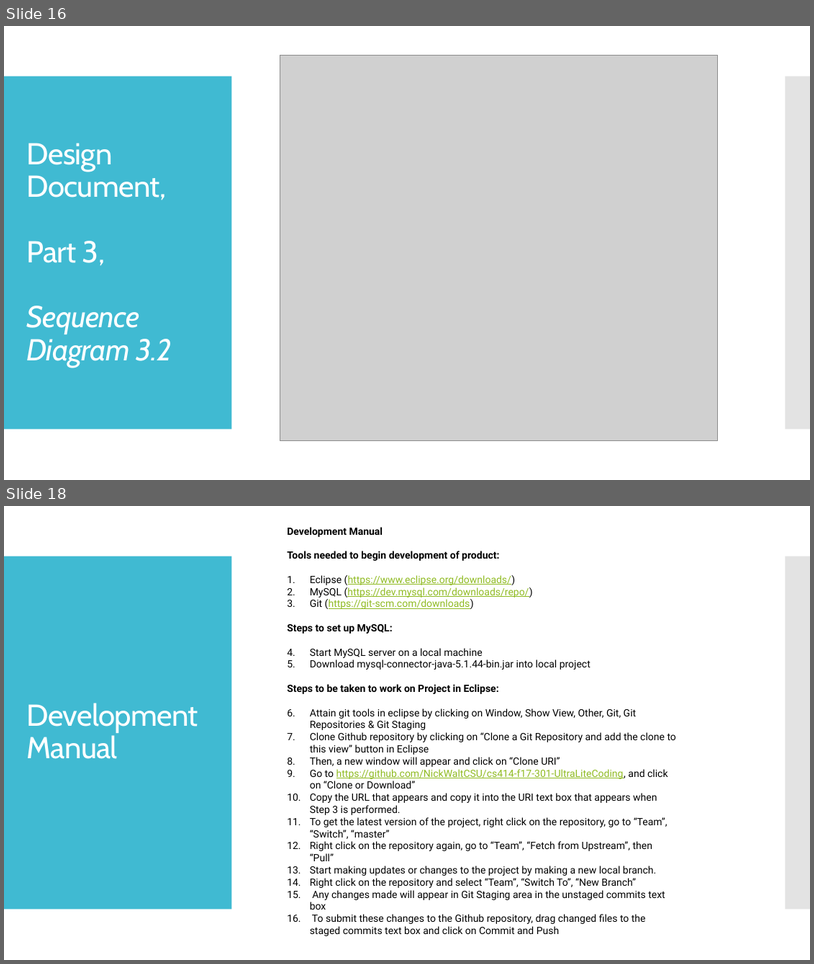
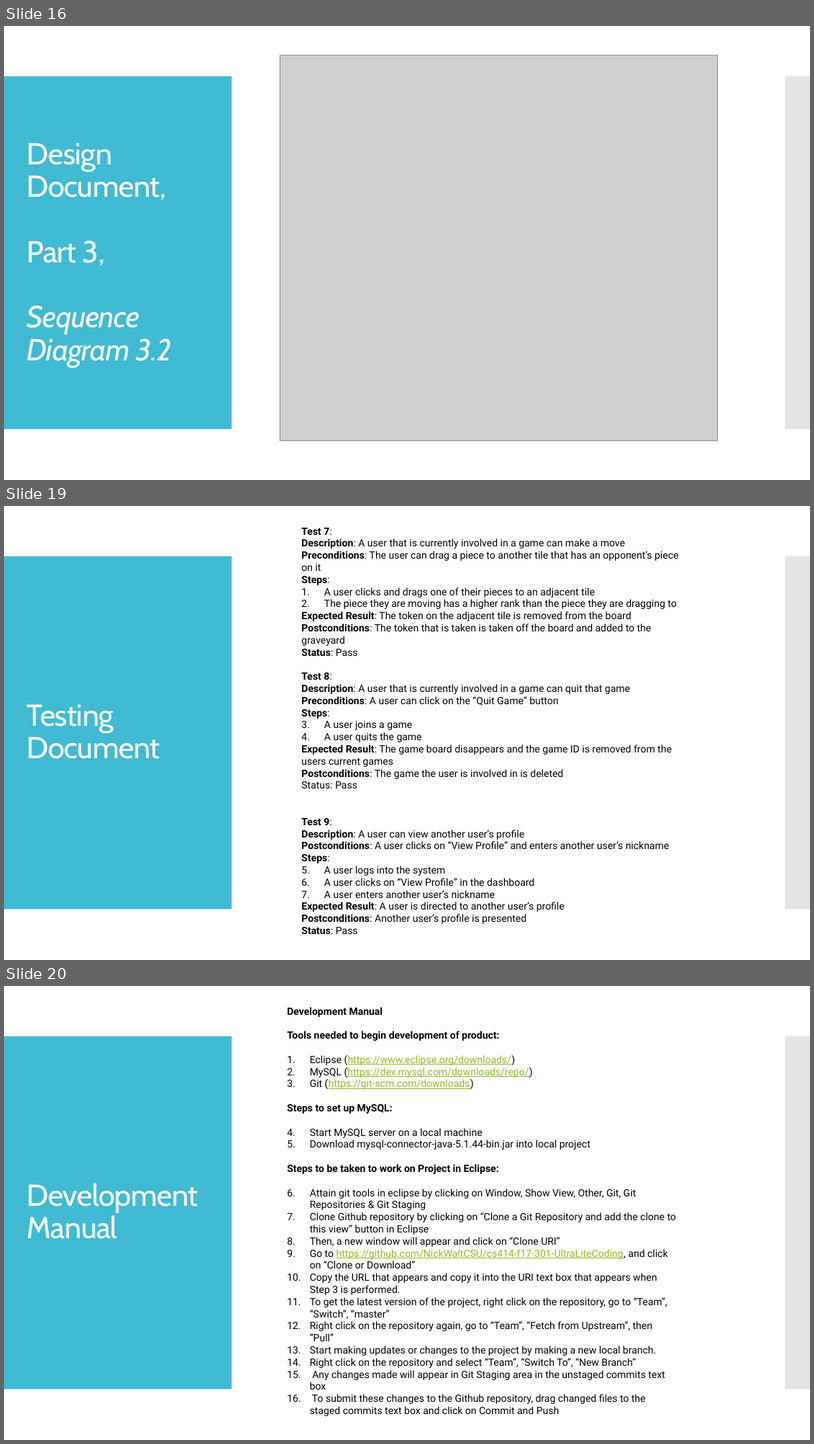
Before and after one commit to NickWaltCSU/cs414-f17-301-UltraLiteCoding, a slide deck: Presentation 5/Presentation.pptx. Shown one above the other, each under a label of ours: slides 16 and 18 before the commit, slides 16, 19 and 20 after it; the slides between them are not shown. The pictures are 814x964 and 814x1444 pixels, drawn with LibreOffice and Linux fonts; fonts in the diff are those of the drawing; grey boxes stand for pictures. Boxes give left, top, right and bottom in pixels: in the first picture for what was removed or moved away, otherwise in the second. Text is boxed around its words. In the diff, an @@ line names an element or a change of style, - is before the commit and + after.

```diff
--- a/Presentation 5/Presentation.pptx
+++ b/Presentation 5/Presentation.pptx
@@ slide 19 added at (4,506,810,960), background #FFFFFF; not listed: 2 template elements that a slide beside it also shows @@
@@ text added at (301,528,679,934), 12 pt, text #000000 @@
+Test 7:
+Description: A user that is currently involved in a game can make a move
+Preconditions: The user can drag a piece to another tile that has an opponent’s piece on it
+Steps:
+1. A user clicks and drags one of their pieces to an adjacent tile
+2. The piece they are moving has a higher rank than the piece they are dragging to
+Expected Result: The token on the adjacent tile is removed from the board
+Postconditions: The token that is taken is taken off the board and added to the graveyard
+Status: Pass
+Test 8:
+Description: A user that is currently involved in a game can quit that game
+Preconditions: A user can click on the “Quit Game” button
+Steps:
+1. A user joins a game
+2. A user quits the game
+Expected Result: The game board disappears and the game ID is removed from the users current games
+Postconditions: The game the user is involved in is deleted
+Status: Pass
+Test 9:
+Description: A user can view another user’s profile
+Postconditions: A user clicks on “View Profile” and enters another user’s nickname
+Steps:
+1. A user logs into the system
+2. A user clicks on “View Profile” in the dashboard
+3. A user enters another user’s nickname
+Expected Result: A user is directed to another user’s profile
+Postconditions: Another user’s profile is presented
+Status: Pass
@@ title added at (27,704,160,759), 36 pt, text #FFFFFF @@
+Testing Document
@@ what was slide 18 is now slide 20 @@
```
Also in this commit, not shown: 1 slide changed, 1 other slide added.
